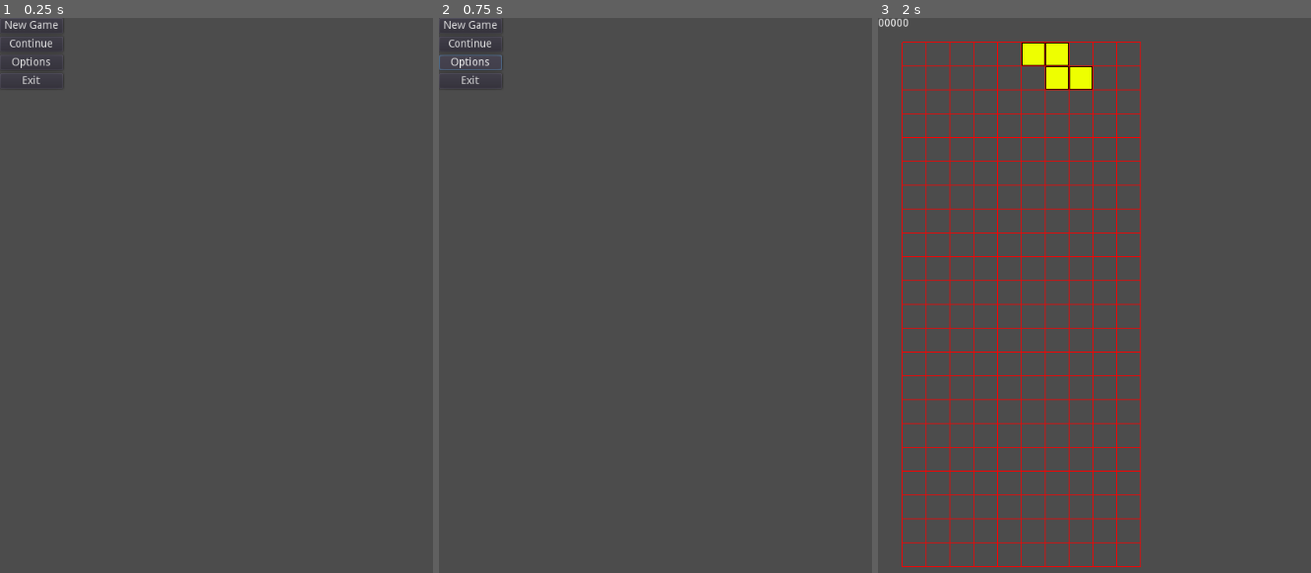
Above: before the commit, frames 1-3 (left to right).
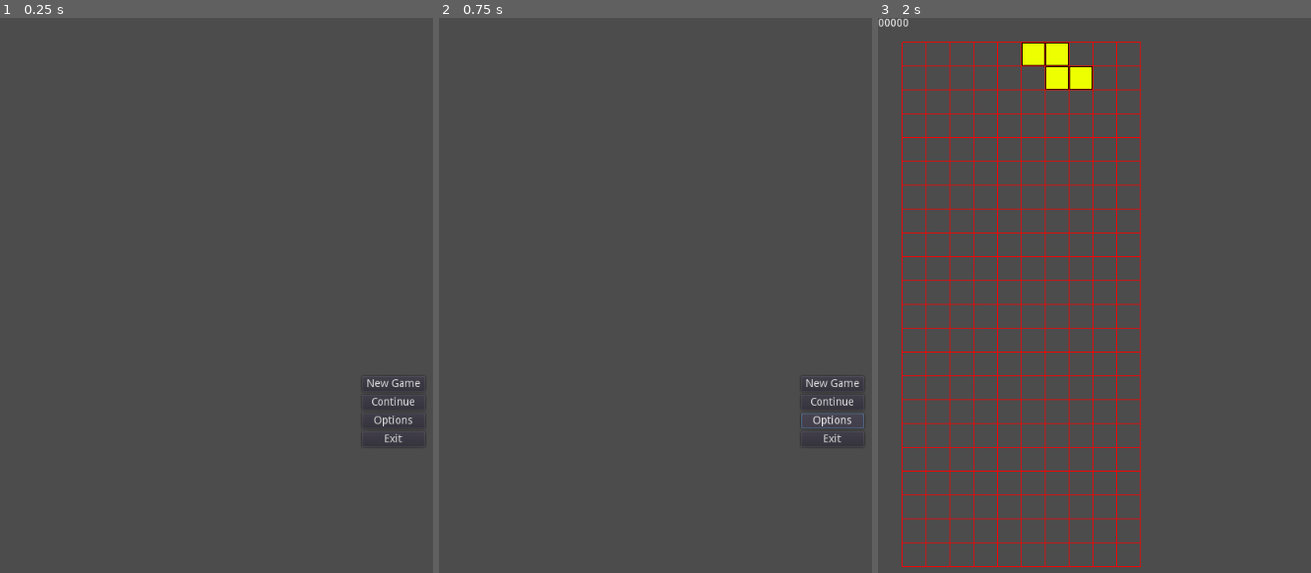
Above: after the commit, the same moments.

Repository: LaffertyDev/Shapes_Collider
Game: Godot game, scene res://main_menu/main_menu.tscn
Two runs of this game, one before a commit and one after it. Both use one fixed random seed, a clock stepped at 60 frames per second and the inputs below.
Inputs:
- Up to frame 1 (0.25 s): no input
- Up to frame 2 (0.75 s): click "Options" at 0.5 s
- Up to frame 3 (2 s): click "New Game" at 1.25 s

The runs differ from the first frame. In frame 1, 0.7% of the frame differs, in the area x 0-98%, y 0-78%; in frame 2, 0.7%, in the area x 0-99%, y 0-78%; in frame 3, nothing differs.

Commit message:
center menus

Diff:
--- a/game_over/game_over.tscn
+++ b/game_over/game_over.tscn
@@ -10,28 +10,42 @@
 "_edit_use_anchors_": false
 }
 
-[node name="BoxContainer" type="VBoxContainer" parent="."]
-margin_right = 40.0
-margin_bottom = 40.0
+[node name="HBoxContainer" type="HBoxContainer" parent="."]
+anchor_right = 1.0
+anchor_bottom = 1.0
+alignment = 1
+__meta__ = {
+"_edit_use_anchors_": false
+}
 
-[node name="Label" type="Label" parent="BoxContainer"]
+[node name="VBoxContainer" type="VBoxContainer" parent="HBoxContainer"]
+margin_left = 470.0
+margin_right = 553.0
+margin_bottom = 1024.0
+alignment = 1
+__meta__ = {
+"_edit_use_anchors_": false
+}
+
+[node name="Label" type="Label" parent="HBoxContainer/VBoxContainer"]
+margin_top = 481.0
 margin_right = 83.0
-margin_bottom = 14.0
+margin_bottom = 495.0
 text = "Game Over!"
 __meta__ = {
 "_edit_use_anchors_": false
 }
 
-[node name="Reset" type="Button" parent="BoxContainer"]
-margin_top = 18.0
+[node name="Reset" type="Button" parent="HBoxContainer/VBoxContainer"]
+margin_top = 499.0
 margin_right = 83.0
-margin_bottom = 38.0
+margin_bottom = 519.0
 text = "Reset"
 
-[node name="Main Menu" type="Button" parent="BoxContainer"]
-margin_top = 42.0
+[node name="Main Menu" type="Button" parent="HBoxContainer/VBoxContainer"]
+margin_top = 523.0
 margin_right = 83.0
-margin_bottom = 62.0
+margin_bottom = 543.0
 text = "Main Menu"
-[connection signal="pressed" from="BoxContainer/Reset" to="." method="_on_Reset_pressed"]
-[connection signal="pressed" from="BoxContainer/Main Menu" to="." method="_on_Main_Menu_pressed"]
+[connection signal="pressed" from="HBoxContainer/VBoxContainer/Reset" to="." method="_on_Reset_pressed"]
+[connection signal="pressed" from="HBoxContainer/VBoxContainer/Main Menu" to="." method="_on_Main_Menu_pressed"]
--- a/main_menu/main_menu.tscn
+++ b/main_menu/main_menu.tscn
@@ -10,36 +10,48 @@
 "_edit_use_anchors_": false
 }
 
-[node name="BoxContainer" type="VBoxContainer" parent="."]
+[node name="HBoxContainer" type="HBoxContainer" parent="."]
+anchor_right = 1.0
 anchor_bottom = 1.0
+alignment = 1
 __meta__ = {
 "_edit_use_anchors_": false
 }
 
-[node name="New Game" type="Button" parent="BoxContainer"]
+[node name="VerticalBoxContainer" type="VBoxContainer" parent="HBoxContainer"]
+margin_left = 471.0
+margin_right = 553.0
+margin_bottom = 1024.0
+alignment = 1
+__meta__ = {
+"_edit_use_anchors_": false
+}
+
+[node name="New Game" type="Button" parent="HBoxContainer/VerticalBoxContainer"]
+margin_top = 466.0
 margin_right = 82.0
-margin_bottom = 20.0
+margin_bottom = 486.0
 text = "New Game"
 __meta__ = {
 "_edit_use_anchors_": false
 }
 
-[node name="Continue" type="Button" parent="BoxContainer"]
-margin_top = 24.0
+[node name="Continue" type="Button" parent="HBoxContainer/VerticalBoxContainer"]
+margin_top = 490.0
 margin_right = 82.0
-margin_bottom = 44.0
+margin_bottom = 510.0
 text = "Continue"
 
-[node name="Options" type="Button" parent="BoxContainer"]
-margin_top = 48.0
+[node name="Options" type="Button" parent="HBoxContainer/VerticalBoxContainer"]
+margin_top = 514.0
 margin_right = 82.0
-margin_bottom = 68.0
+margin_bottom = 534.0
 text = "Options"
 
-[node name="Exit" type="Button" parent="BoxContainer"]
-margin_top = 72.0
+[node name="Exit" type="Button" parent="HBoxContainer/VerticalBoxContainer"]
+margin_top = 538.0
 margin_right = 82.0
-margin_bottom = 92.0
+margin_bottom = 558.0
 text = "Exit"
-[connection signal="pressed" from="BoxContainer/New Game" to="." method="_on_New_Game_pressed"]
-[connection signal="pressed" from="BoxContainer/Exit" to="." method="_on_Exit_pressed"]
+[connection signal="pressed" from="HBoxContainer/VerticalBoxContainer/New Game" to="." method="_on_New_Game_pressed"]
+[connection signal="pressed" from="HBoxContainer/VerticalBoxContainer/Exit" to="." method="_on_Exit_pressed"]
